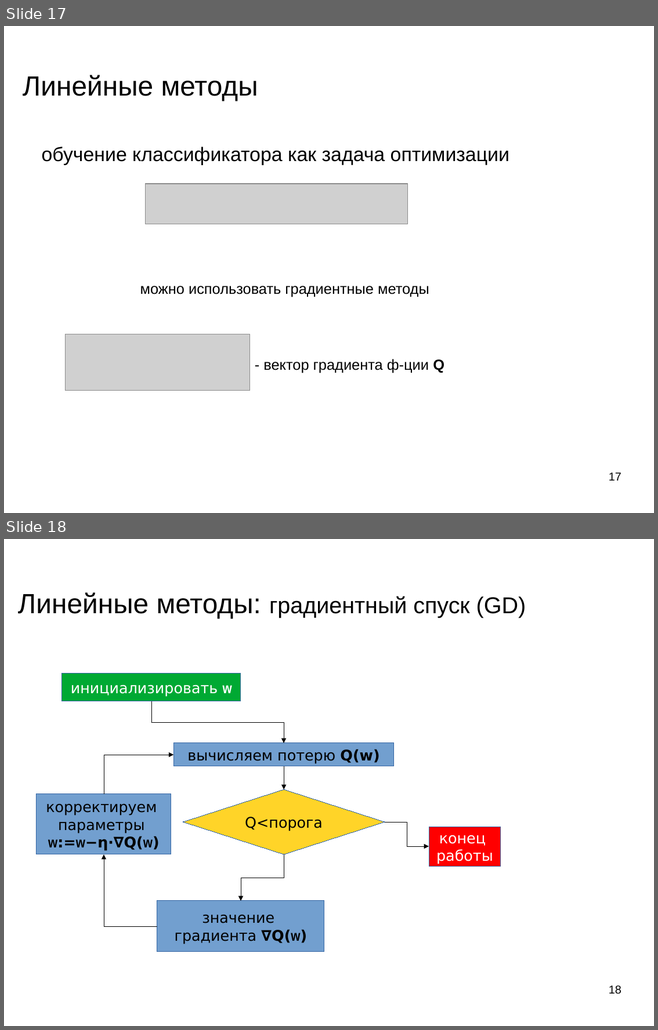
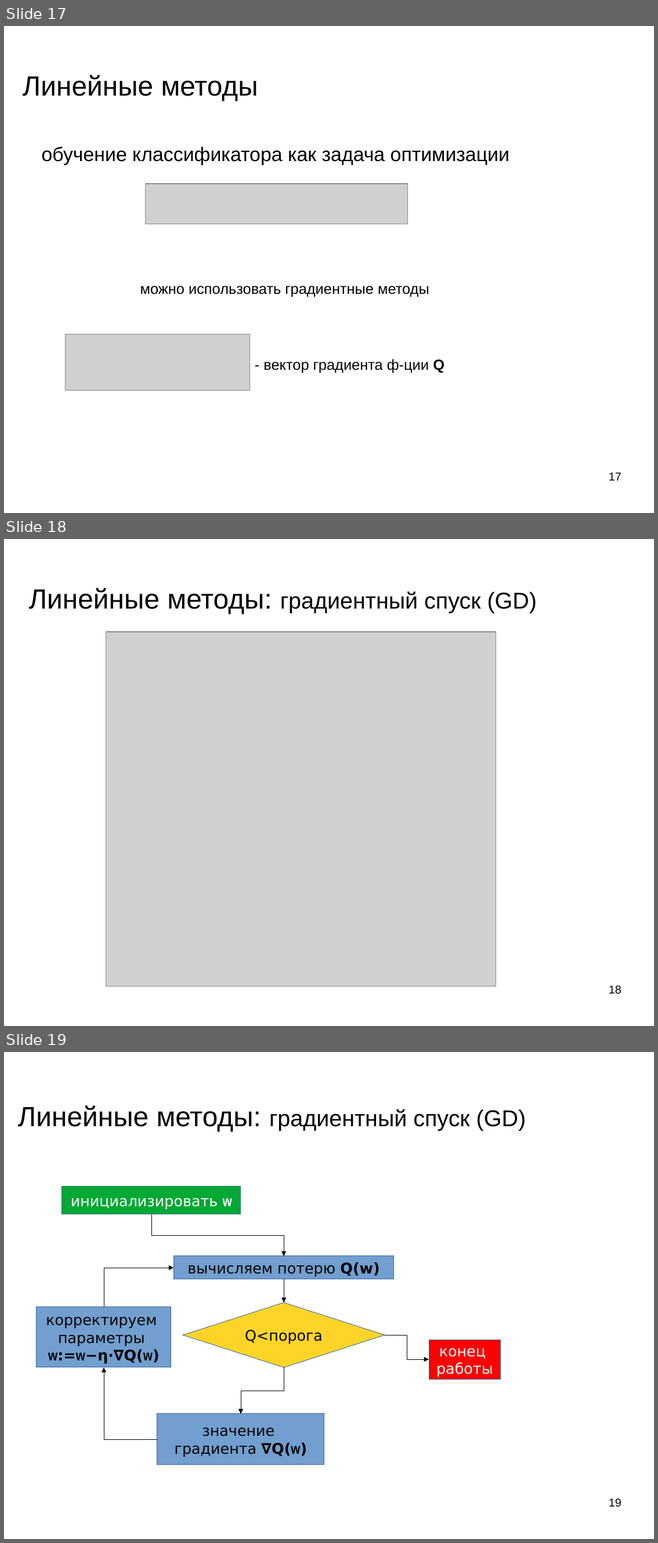
Before and after one commit to mechanoid5/ml_lectorium_2024_I, a slide deck: 12-linear.odp. Shown one above the other, each under a label of ours: slides 17 and 18 before the commit, slides 17, 18 and 19 after it. The pictures are 658x1030 and 658x1543 pixels, drawn with LibreOffice and Linux fonts; fonts in the diff are those of the drawing; grey boxes stand for pictures; background and template pictures are left out. Boxes give left, top, right and bottom in pixels: in the first picture for what was removed or moved away, otherwise in the second. Text is boxed around its words. In the diff, an @@ line names an element or a change of style, - is before the commit and + after.

```diff
--- a/12-linear.odp
+++ b/12-linear.odp
@@ slide 18 added at [4, 539, 654, 1026], background picture (left out) @@
@@ title added at [29, 588, 536, 614], 28 pt, text #000000 @@
+Линейные методы: градиентный спуск (GD)
@@ picture added at [106, 632, 496, 986] @@
@@ page number added at [608, 986, 621, 994], 14 pt, text #000000 @@
+18
@@ what was slide 18 is now slide 19 @@
@@ page number at [608, 1499, 621, 1507]: text changed @@
-18
+19
```
Also in this commit, not shown: 1 slide changed, 45 other files.
